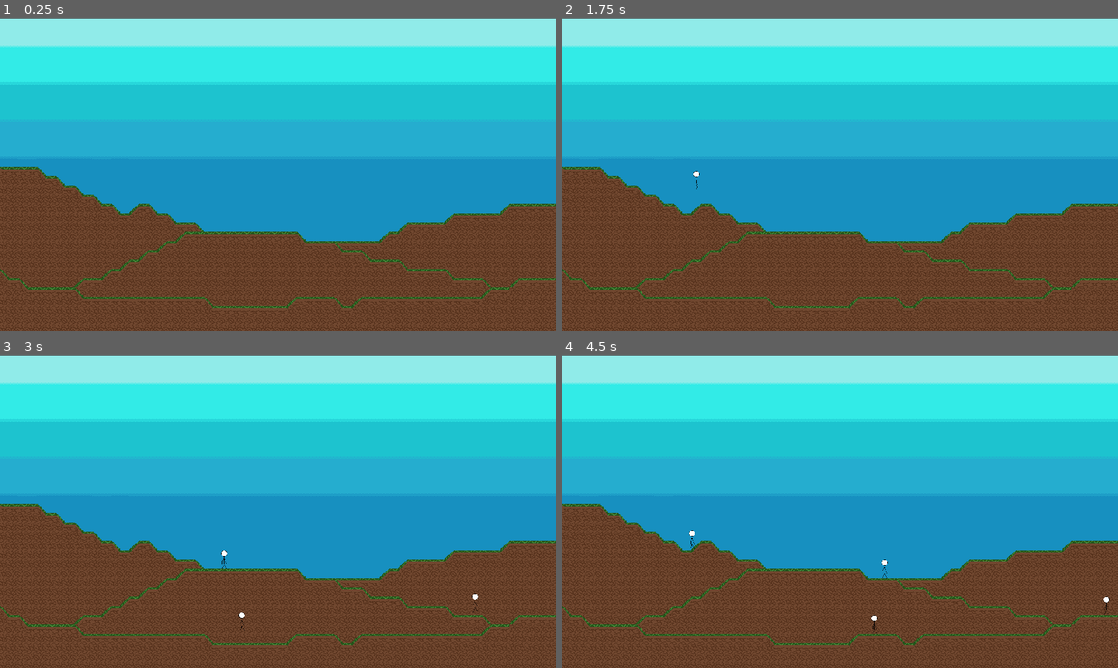
Above: before the commit, frames 1-4 (two rows, left to right).
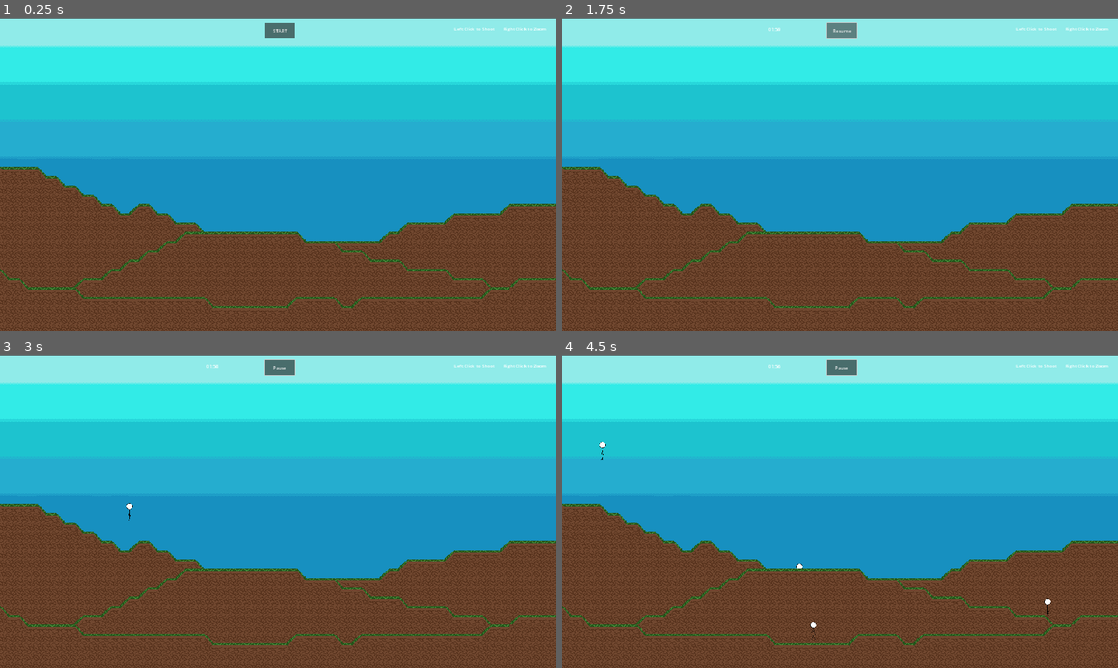
Above: after the commit, the same moments.

Repository: rickakell/GameJam2024
Game: Godot game, scene res://scenes/game.tscn
Same seed, same stepped clock (60 frames per second), same inputs: the game is played once before the commit and once after it.
Inputs (mouse positions are in pixels of both pictures, inside the frame that each line leads up to):
- Up to frame 1 (0.25 s): no input
- Up to frame 2 (1.75 s): click (840, 30) at 0.5 s, where only the run after the commit has a clickable "START"; click (840, 30) at 1.25 s, where only the run after the commit has a clickable "Pause"
- Up to frame 3 (3 s): click (278, 367) at 2 s, where only the run after the commit has a clickable "Resume"; move the mouse to (205, 552) at 2.77 s; click (205, 552) at 2.85 s
- Up to frame 4 (4.5 s): move the mouse to (623, 467) at 3.52 s; right-click (623, 467) at 3.6 s; click (623, 467) at 3.67 s; move the mouse to (1101, 599) at 4.27 s; click (1101, 599) at 4.35 s

The runs differ from the first frame. In frame 1, 0.3% of the frame differs, in the area x 47-99%, y 1-7%; in frame 2, 0.4%; in frame 3, 0.5%; in frame 4, 0.6%, in the area x 6-99%, y 1-91%.

Commit message:
Add timer and Start/Pause Button

Diff:
--- /dev/null
+++ b/scenes/StartButton.gd
@@ -0,0 +1,9 @@
+extends Button
+
+# Called when the node enters the scene tree for the first time.
+func _ready():
+	pass
+
+# Called every frame. 'delta' is the elapsed time since the previous frame.
+func _process(delta):
+	pass
--- a/scenes/game.tscn
+++ b/scenes/game.tscn
@@ -245,13 +245,6 @@
 unique_name_in_owner = true
 script = ExtResource("1_8hl0c")
 
-[node name="ScoreLabel" type="Label" parent="GameManager"]
-z_index = 3
-offset_left = 60.0
-offset_top = 32.0
-offset_right = 100.0
-offset_bottom = 55.0
-
 [node name="EnemySpawnTimers" type="Node" parent="GameManager"]
 
 [node name="EnemySpawnTimer" type="Timer" parent="GameManager/EnemySpawnTimers"]
@@ -301,6 +294,41 @@
 pitch_scale = 1.52
 attenuation = 0.0245183
 
+[node name="StartButton" type="Button" parent="GameManager"]
+process_mode = 3
+offset_left = 915.0
+offset_top = 15.0
+offset_right = 1019.0
+offset_bottom = 68.0
+text = "START"
+
+[node name="GameTimer" type="Timer" parent="GameManager"]
+wait_time = 120.0
+one_shot = true
+
+[node name="Labels" type="Node" parent="GameManager"]
+
+[node name="TimeRemaining" type="Label" parent="GameManager/Labels"]
+offset_left = 713.0
+offset_top = 24.0
+offset_right = 820.0
+offset_bottom = 66.0
+
+[node name="Controls" type="Label" parent="GameManager/Labels"]
+z_index = 3
+offset_left = 1569.0
+offset_top = 23.0
+offset_right = 1916.0
+offset_bottom = 64.0
+text = "Left Click to Shoot       Right Click to Zoom"
+
+[node name="ScoreLabel" type="Label" parent="GameManager/Labels"]
+z_as_relative = false
+offset_left = 566.0
+offset_top = 22.0
+offset_right = 655.0
+offset_bottom = 66.0
+
 [node name="Camera2D" parent="." instance=ExtResource("1_a22dm")]
 
 [node name="Boundaries" type="Node" parent="."]
@@ -326,3 +354,5 @@
 [connection signal="timeout" from="GameManager/EnemySpawnTimers/EnemySpawnTimer" to="GameManager" method="_on_enemy_spawn_timer_timeout"]
 [connection signal="timeout" from="GameManager/EnemySpawnTimers/EnemySpawnTimer2" to="GameManager" method="_on_enemy_spawn_timer_2_timeout"]
 [connection signal="timeout" from="GameManager/EnemySpawnTimers/EnemySpawnTimer3" to="GameManager" method="_on_enemy_spawn_timer_3_timeout"]
+[connection signal="pressed" from="GameManager/StartButton" to="GameManager" method="_on_button_pressed"]
+[connection signal="timeout" from="GameManager/GameTimer" to="GameManager" method="_on_game_timer_timeout"]
--- a/scripts/GameManager.gd
+++ b/scripts/GameManager.gd
@@ -2,12 +2,13 @@
 
 func _ready():
 	SignalBus.connect("headshot", _headshot)
+	get_tree().paused = true
 
 func _headshot():
 	add_point()
 
 var score = 0
-@onready var score_label = $ScoreLabel
+@onready var score_label = $Labels/ScoreLabel
 func add_point():
 	score += 1
 	score_label.text = "Score: " + str(score)
@@ -43,3 +44,34 @@
 func _input(event):
 	if event.is_action("shoot"):
 		$AudioStreamPlayer2D.play()
+
+@onready var GameTimer = $GameTimer
+func time_remaining():
+	var time_left = GameTimer.time_left
+	var minute = floor(time_left / 60)
+	var second = int(time_left) % 60
+	return [minute, second]
+
+@onready var TimerLabel = $Labels/TimeRemaining
+func _process(delta):
+	TimerLabel.text = "%02d:%02d" % time_remaining()
+
+var game_start = true;
+var toggled = true;
+func _on_button_pressed():
+	if game_start:
+		game_start = false;
+		GameTimer.start()
+	if toggled:
+		toggled = false
+		GameTimer.paused = false
+		get_tree().paused = false
+		$StartButton.text = "Pause"
+	else:
+		toggled = true
+		GameTimer.paused = false
+		get_tree().paused = true
+		$StartButton.text = "Resume"
+
+func _on_game_timer_timeout():
+	pass # Replace with function body.
Not shown, added: export_presets.cfg
